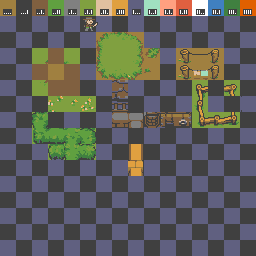
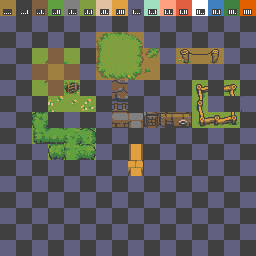
Before/after of a 256 x 256 layered artwork. What changed in the layer stack:
hid "hero" over <box>83,17,98,31</box>
hid "Layer 82" over <box>193,70,208,80</box>
hid "Layer 81" over <box>176,64,224,80</box>
painted on "Layer 79" over <box>64,80,80,96</box>
